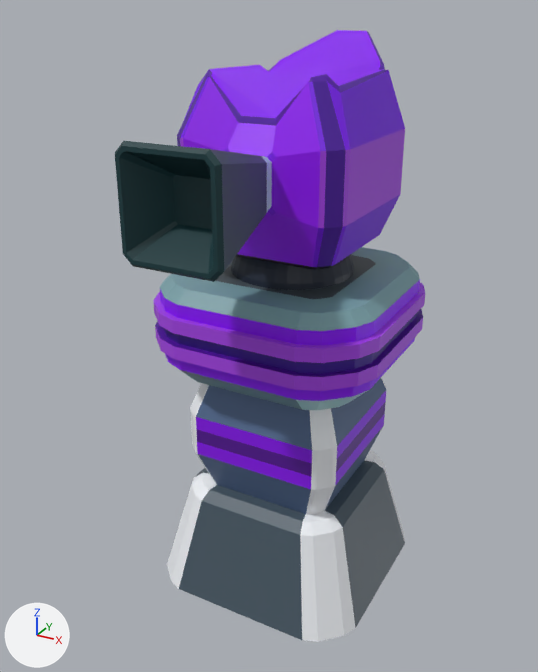
Two versions of the FBX model GMTK2022/Assets/Models/AOETurret.fbx, one commit apart.
One viewpoint serves both versions: a camera (50 mm lens) standing at (3.64, -7.16, 6.04) and looking at (-0.22, -0.15, 2.54). The axes (+X, +Y, +Z) are drawn at lower left. The lights are the same throughout. Where no turn or scale is listed for an object, it has been applied to the vertices.

Objects in the first picture: 'AOETurretMesh'.
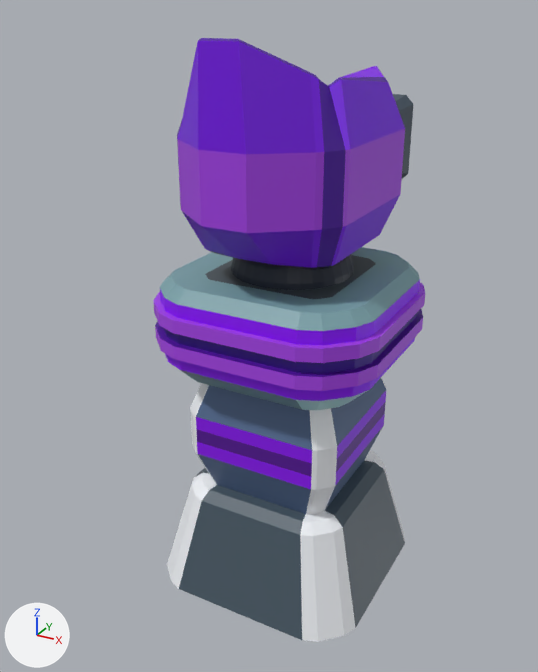
Boxes [x1, y1, x2, y2] around the edits, measured in the pictures (538 x 672 px; the box of a moved part takes in the faces that stretch with it):
'AOETurretMesh', reshaped (13% narrower): before [115, 30, 425, 642]; after [154, 38, 425, 642]
part 1 of me_cube_002, moved or reshaped: before [115, 30, 405, 282]; after [177, 38, 413, 270]

Diff of the bpy script that builds the scene:
```diff
--- a/GMTK2022/Assets/Models/AOETurret.fbx.py
+++ b/GMTK2022/Assets/Models/AOETurret.fbx.py
@@ me_cube_002 @@
 me_cube_002.from_pydata(...)  # 869 vertices, 824 faces; spans x -1.34..1.34, y -2.3..1.44, z -0.6..5.81
 # used by ob_aoeturretmesh; location = (0.0, 0.0, 0.0)
+# me_cube_002 part 1: the loose piece of 172 vertices spanning x -0.95..0.95, y -2.3..1.44, z 3.65..5.81 is turned -180 degrees about the z axis through the mesh origin
 me_cube_002.materials.append(mat_material)
```
